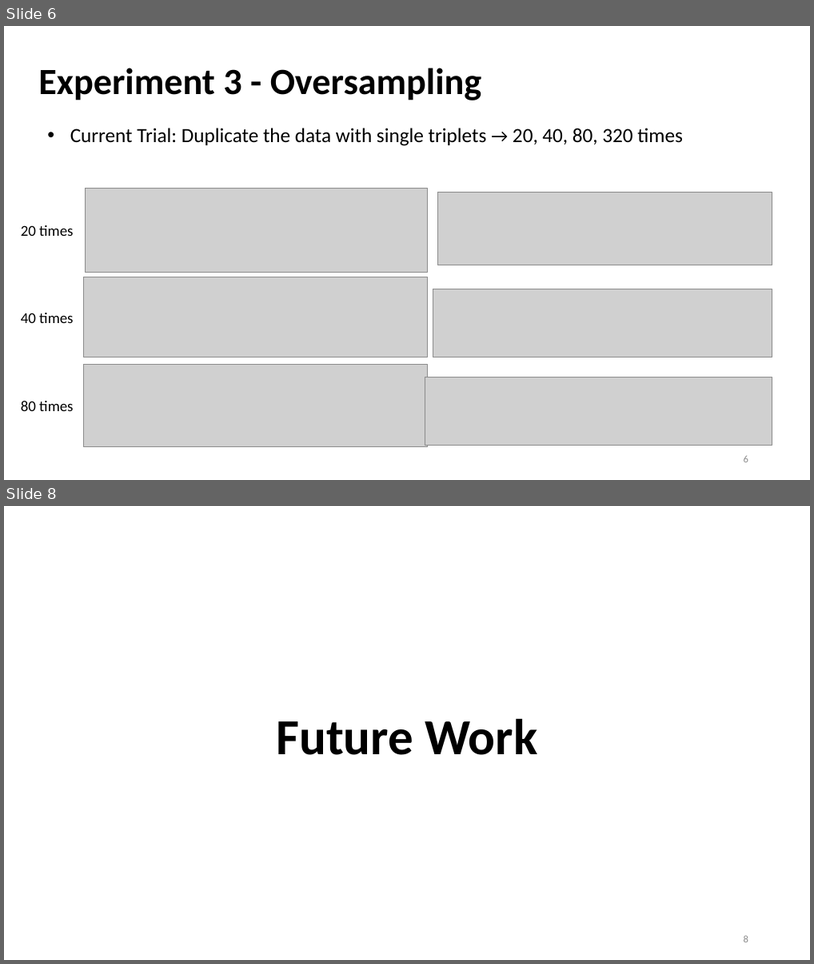
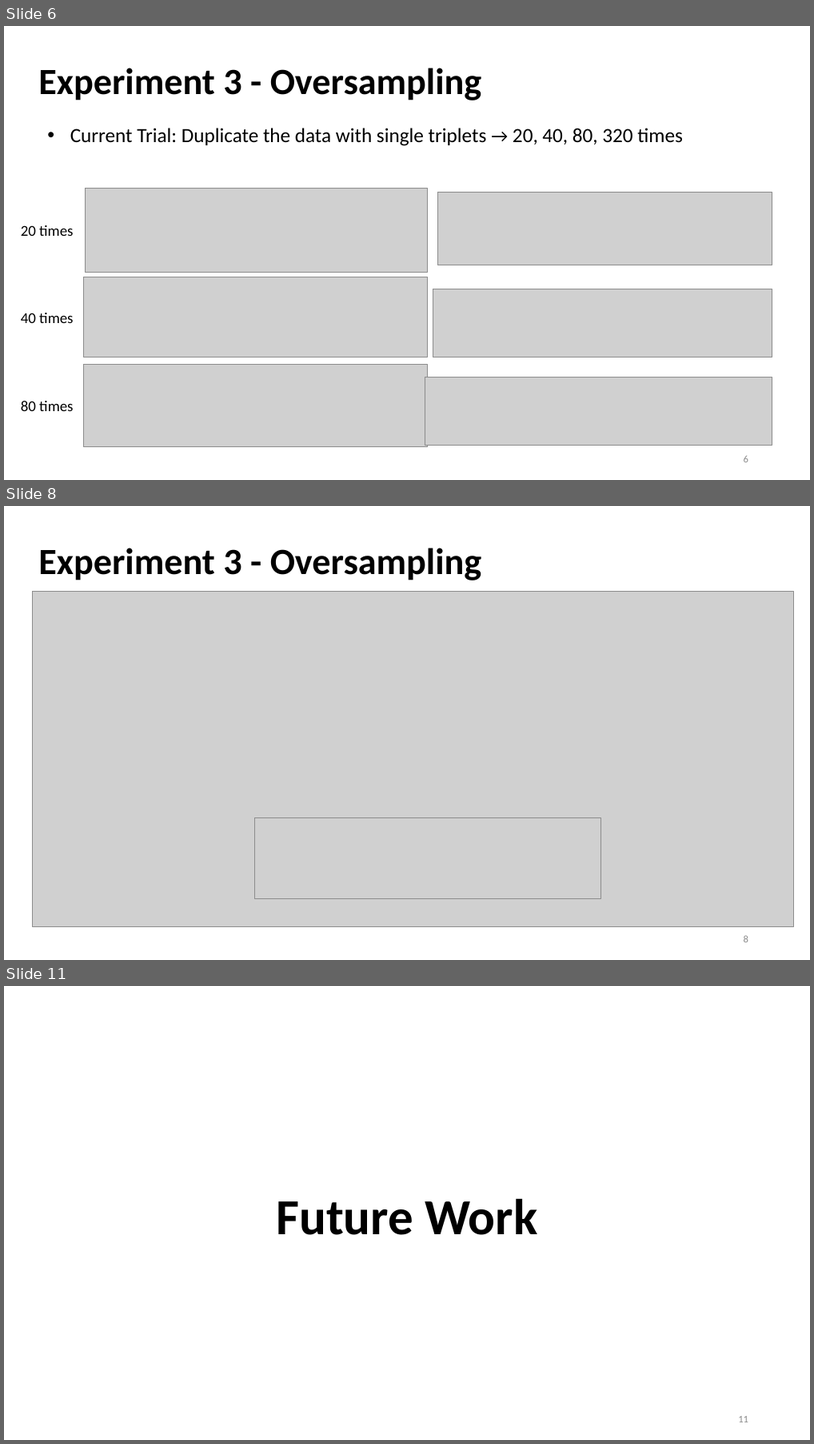
Before and after one commit to Bai1026/Intern-IIS, a slide deck: Meeting/Presentation_1027.pptx. Shown one above the other, each under a label of ours: slides 6 and 8 before the commit, slides 6, 8 and 11 after it; the slides between them are not shown. The pictures are 814x964 and 814x1444 pixels, drawn with LibreOffice and Linux fonts; fonts in the diff are those of the drawing; grey boxes stand for pictures. Boxes give left, top, right and bottom in pixels: in the first picture for what was removed or moved away, otherwise in the second. Text is boxed around its words. In the diff, an @@ line names an element or a change of style, - is before the commit and + after.

```diff
--- a/Meeting/Presentation_1027.pptx
+++ b/Meeting/Presentation_1027.pptx
@@ slide 8 added at [4, 506, 810, 960], background #FFFFFF @@
@@ title added at [38, 548, 482, 580], 44 pt, text #000000, bold @@
+Experiment 3 - Oversampling
@@ picture added at [33, 592, 794, 927] @@
@@ picture added at [255, 817, 601, 898] @@
@@ page number added at [744, 935, 749, 942], 12 pt, text #8C8C8C @@
+8
@@ what was slide 8 is now slide 11 @@
@@ page number at [738, 1416, 749, 1422]: text changed @@
-8
+11
```
Also in this commit, not shown: 1 slide changed, 3 other slides added, 22 other files.
